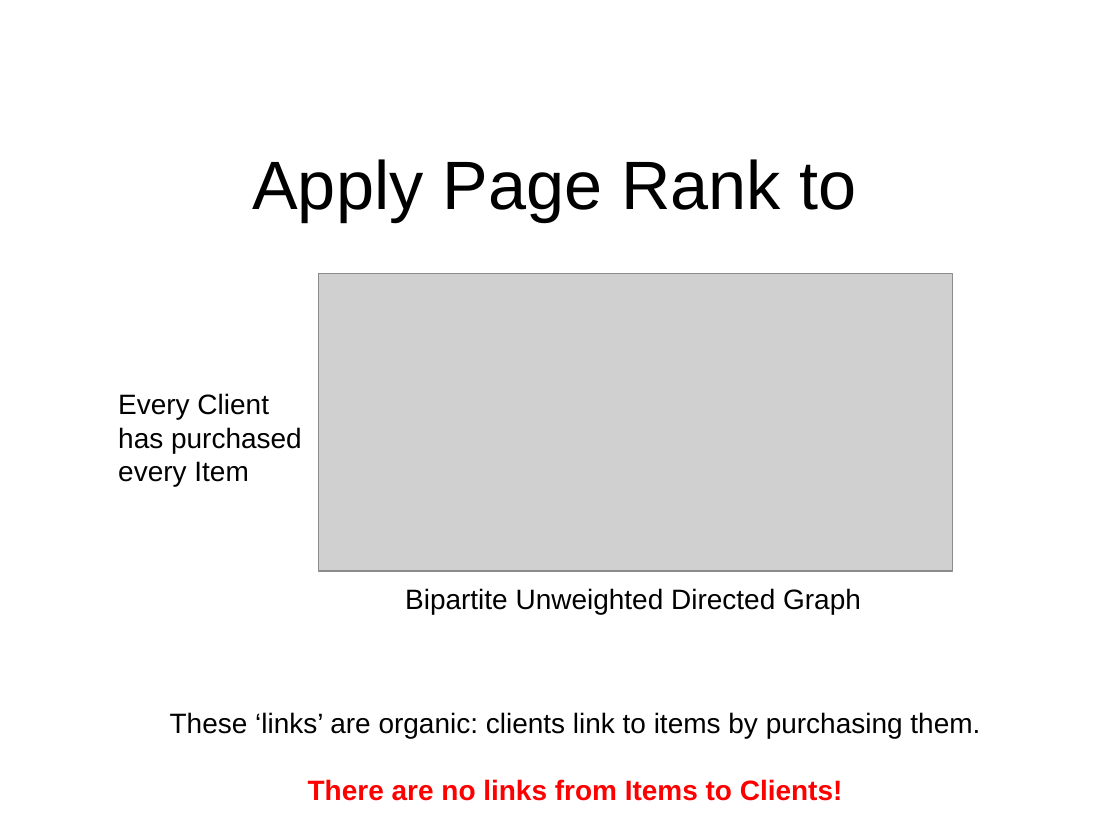
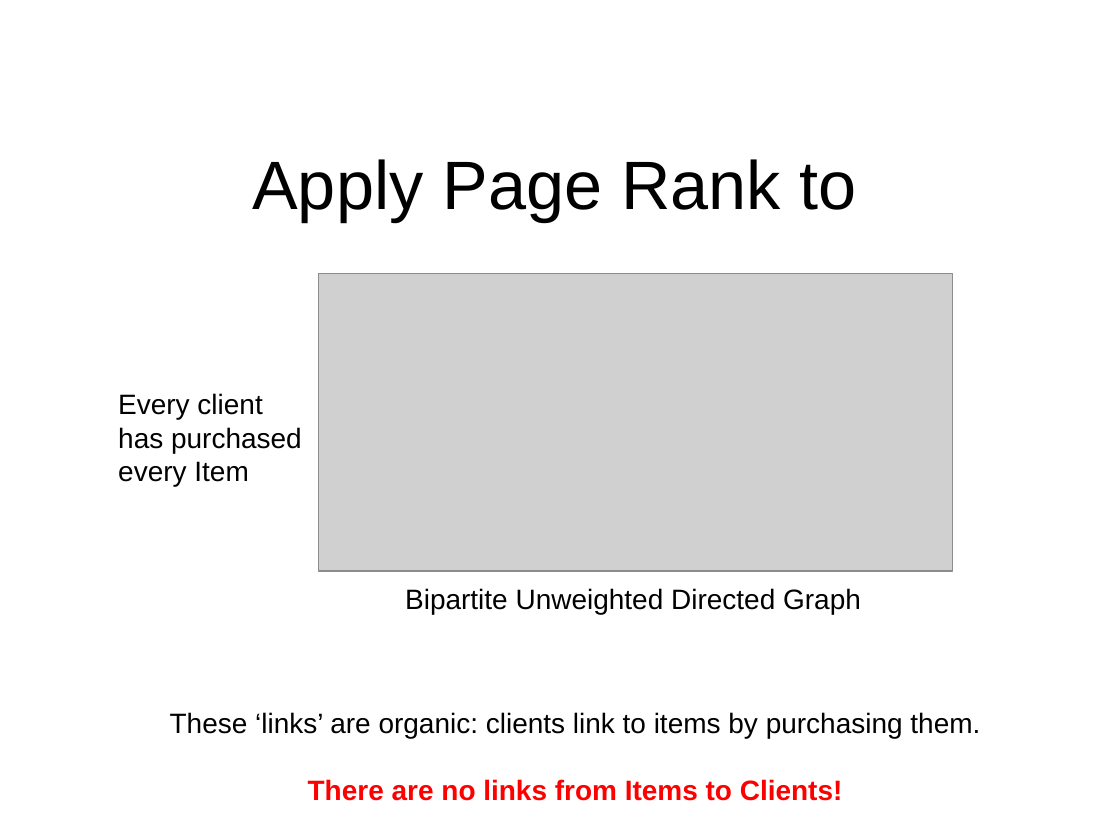
Before and after one commit to nicomp42/CS7081Spring2016Group01FinalProject, a slide deck: slide 4 of Team 01 Final Project.pptx (slide 3 before the commit). Drawn at 1120x840 pixels with LibreOffice and Linux fonts; fonts in the diff are those of the drawing; grey boxes stand for pictures; background and template pictures are left out. Boxes give left, top, right and bottom in pixels: in the first picture for what was removed or moved away, otherwise in the second. Text is boxed around its words. In the diff, an @@ line names an element or a change of style, - is before the commit and + after.

```diff
--- a/Team 01 Final Project.pptx
+++ b/Team 01 Final Project.pptx
@@ text at [118, 393, 302, 486]: text changed @@
-Every Client has purchased every Item
+Every client has purchased every Item
```
Also in this commit, not shown: 5 other slides changed, 3 slides added, 1 other file.
